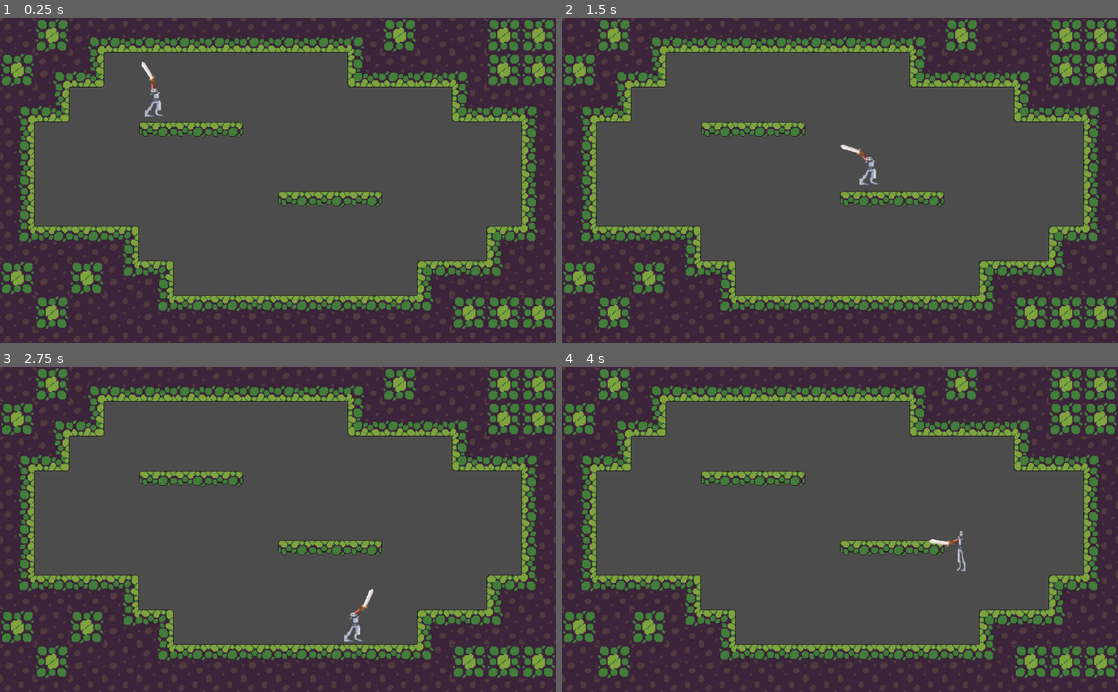
Above: before the commit, frames 1-4 (two rows, left to right).
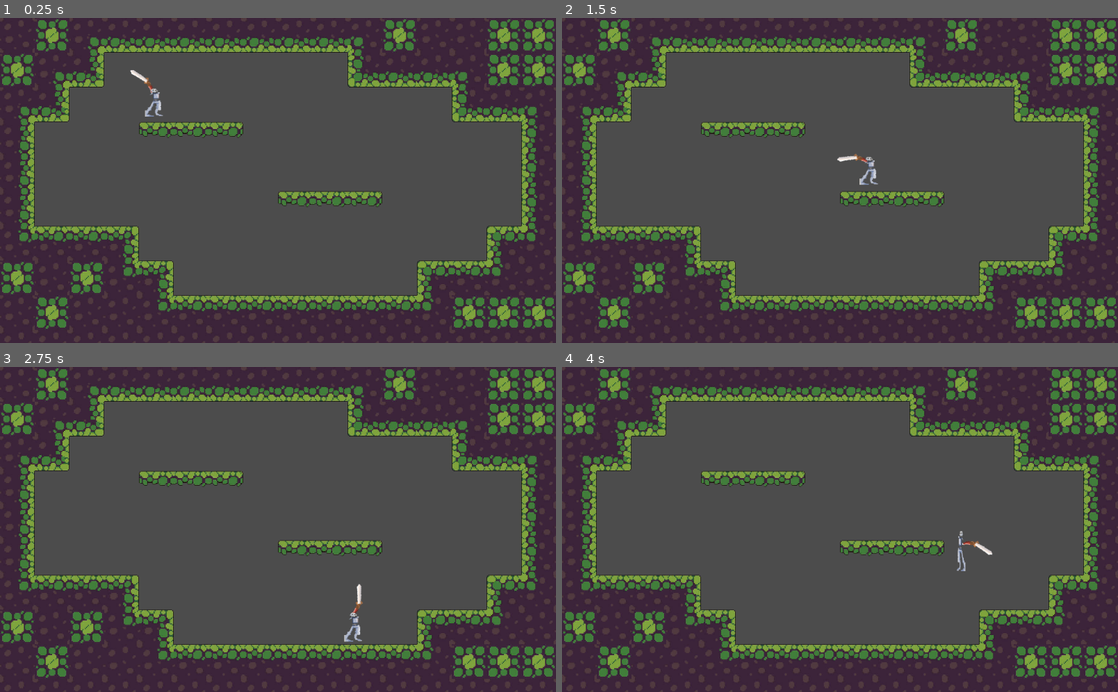
Above: after the commit, the same moments.

Repository: Sntx626/uol-gamejam-7
Game: Godot game, scene res://scenes/main_scene.tscn
Same seed, same stepped clock (60 frames per second), same inputs: the game is played once before the commit and once after it.
Inputs (mouse positions are in pixels of both pictures, inside the frame that each line leads up to):
- Up to frame 1 (0.25 s): no input
- Up to frame 2 (1.5 s): move the mouse to (962, 164) at 0.52 s; hold D (move_right) 0.53-1.28 s; tap W (jump) at 0.77 s; move the mouse to (728, 196) at 1.27 s; hold A (move_left) from 1.28 s (still down)
- Up to frame 3 (2.75 s): tap W (jump) at 1.52 s; move the mouse to (333, 458) at 2.02 s; release A (move_left) at 2.03 s; hold D (move_right) from 2.03 s (still down)
- Up to frame 4 (4 s): move the mouse to (812, 594) at 2.77 s; tap W (jump) at 3.02, 3.77 s; move the mouse to (1006, 578) at 3.52 s; release D (move_right) at 3.53 s; hold A (move_left) from 3.53 s (still down)

The runs differ from the first frame. In frame 1, 0.1% of the frame differs, in the area x 23-28%, y 13-24%; in frame 2, 0.1%; in frame 3, 0.1%; in frame 4, 0.1%, in the area x 66-78%, y 52-58%.

Commit message:
fixed first arm movement

Diff:
--- a/src/scripts/Arm1.gd
+++ b/src/scripts/Arm1.gd
@@ -21,4 +21,5 @@
 	if (not flip_h == parentAni.flip_h):
 		flip_h = parentAni.flip_h
 		offset.x = offset.x * -1
-	look_at(get_global_mouse_position())
+	print()
+	rotate(get_angle_to(get_global_mouse_position())+deg2rad(205 if flip_h else -25))
